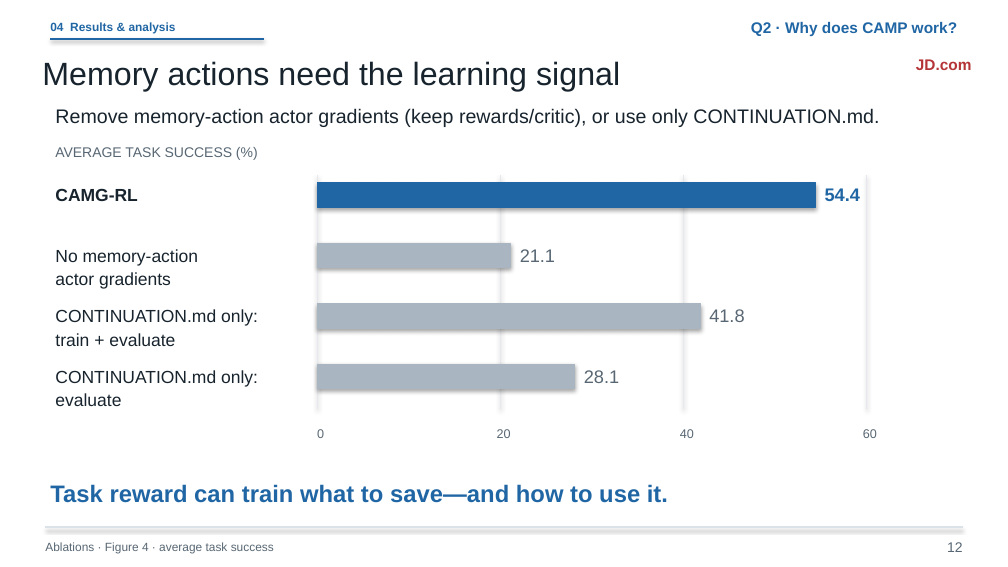
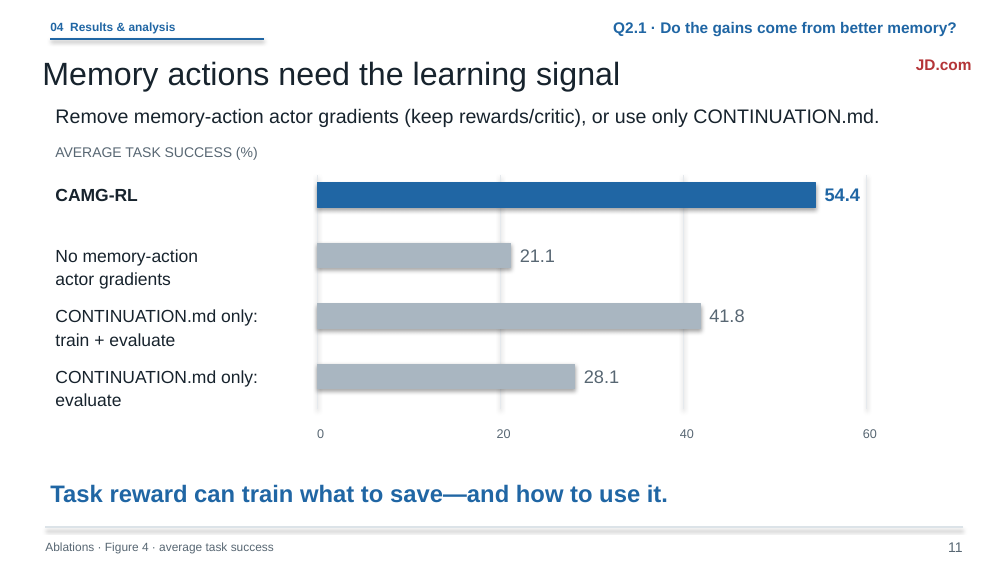
Before and after one commit to liruiluo/agentmemorygym, a slide deck: slide 11 of assets/slides/coding-agent-memory-post-training-slides.pptx (slide 12 before the commit). Drawn at 1008x567 pixels with LibreOffice and Linux fonts; fonts in the diff are those of the drawing. Boxes give left, top, right and bottom in pixels: in the first picture for what was removed or moved away, otherwise in the second. Text is boxed around its words. In the diff, an @@ line names an element or a change of style, - is before the commit and + after.

Commit message:
Separate memory contribution and prior evidence within Q2

```diff
--- a/assets/slides/coding-agent-memory-post-training-slides.pptx
+++ b/assets/slides/coding-agent-memory-post-training-slides.pptx
@@ text at (613,22,956,37): text changed @@
-Q2 · Why does CAMP work?
+Q2.1 · Do the gains come from better memory?
@@ text at (948,542,962,552): text changed @@
-12
+11
```
Also in this commit, not shown: 3 other slides changed, 9 other files.
